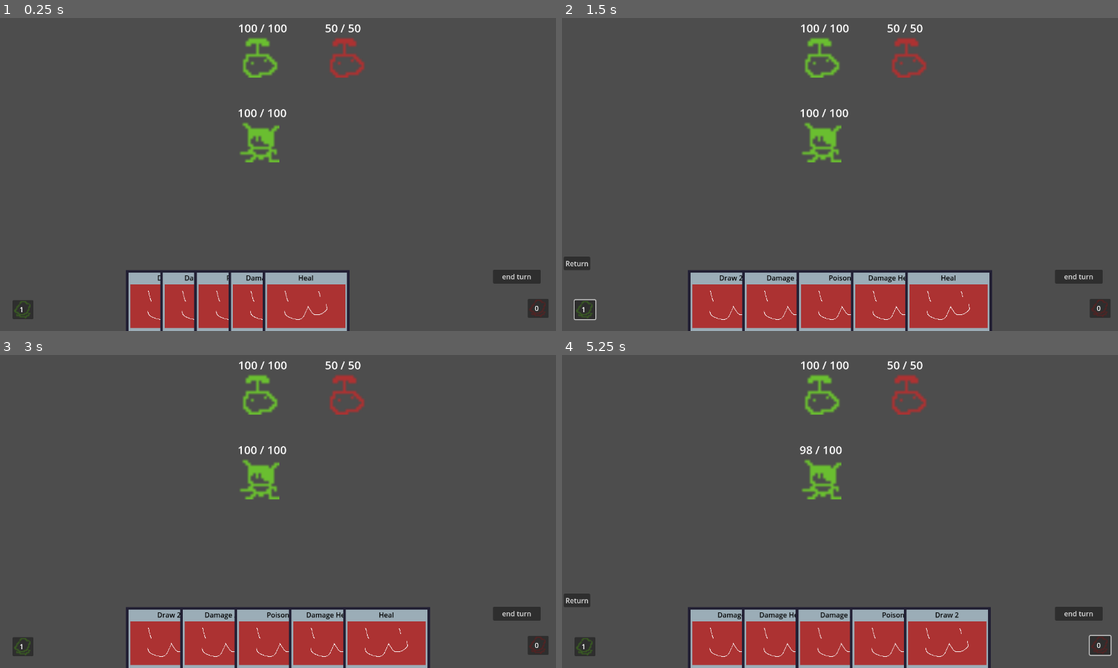
Above: before the commit, frames 1-4 (two rows, left to right).
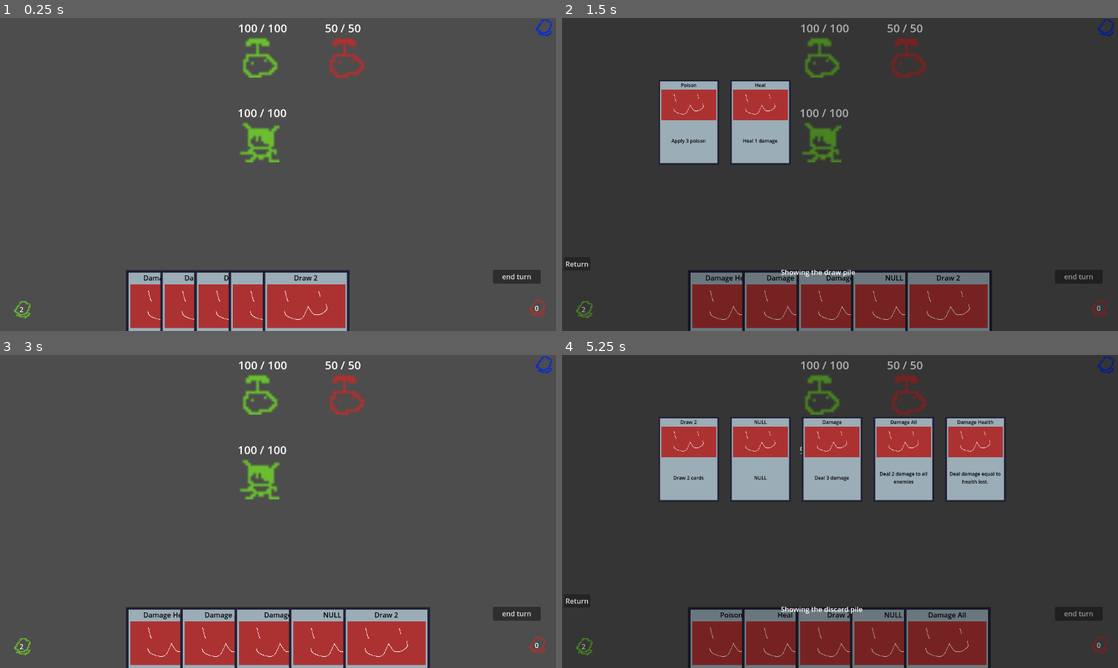
Above: after the commit, the same moments.

Repository: Saplings-Projects/1M_sub
Game: Godot game, scene res://#Scenes/TestingScene.tscn
Two runs of this game, one before a commit and one after it. Both use one fixed random seed, a clock stepped at 60 frames per second and the inputs below.
Inputs (mouse positions are in pixels of both pictures, inside the frame that each line leads up to):
- Up to frame 1 (0.25 s): no input
- Up to frame 2 (1.5 s): click "1" (after the commit: "2") at 0.5 s; click (584, 309) at 1.27 s
- Up to frame 3 (3 s): click "0" at 2 s; click "Return" at 2.75 s
- Up to frame 4 (5.25 s): click "end turn" at 3.5 s; click "5" at 4.25 s; click (689, 458) at 5.02 s

The runs differ from the first frame. In frame 1, 0.6% of the frame differs, in the area x 2-100%, y 0-97%; in frame 2, 18%; in frame 3, 0.8%; in frame 4, 26%, in the area x 0-100%, y 0-100%.
Error before the commit: Invalid call. Nonexistent function 'set_interactable' in base 'Nil'. (res://Cards/CardWorld.gd:23)

Commit message:
Added CardScrollUI to see the inside of a CardPile

Diff:
--- /dev/null
+++ b/#Scenes/CardScrollUI.tscn
@@ -0,0 +1,56 @@
+[gd_scene load_steps=2 format=3 uid="uid://bl3au25n1f8ld"]
+
+[ext_resource type="Script" path="res://UI/CardScrollUI.gd" id="1_sopxy"]
+
+[node name="CardScrollUI" type="Control"]
+layout_mode = 3
+anchors_preset = 15
+anchor_right = 1.0
+anchor_bottom = 1.0
+grow_horizontal = 2
+grow_vertical = 2
+script = ExtResource("1_sopxy")
+
+[node name="ColorRect" type="ColorRect" parent="."]
+layout_mode = 1
+anchors_preset = 15
+anchor_right = 1.0
+anchor_bottom = 1.0
+grow_horizontal = 2
+grow_vertical = 2
+color = Color(0, 0, 0, 0.309804)
+
+[node name="Button" type="Button" parent="."]
+layout_mode = 2
+offset_left = 4.0
+offset_top = 550.0
+offset_right = 65.0
+offset_bottom = 581.0
+text = "Return"
+
+[node name="ScrollContainer" type="ScrollContainer" parent="."]
+layout_mode = 1
+offset_left = 223.0
+offset_top = 142.0
+offset_right = 1049.0
+offset_bottom = 530.0
+
+[node name="GridContainer" type="GridContainer" parent="ScrollContainer"]
+custom_minimum_size = Vector2(186.475, 200)
+layout_direction = 1
+layout_mode = 2
+size_flags_horizontal = 3
+size_flags_vertical = 3
+theme_override_constants/h_separation = 165
+theme_override_constants/v_separation = 200
+columns = 5
+
+[node name="Label" type="Label" parent="."]
+layout_mode = 0
+offset_left = 504.0
+offset_top = 573.0
+offset_right = 747.0
+offset_bottom = 631.0
+text = "Showing "
+
+[connection signal="pressed" from="Button" to="." method="_on_button_pressed"]
--- a/#Scenes/TestingScene.tscn
+++ b/#Scenes/TestingScene.tscn
@@ -1,14 +1,36 @@
-[gd_scene load_steps=10 format=3 uid="uid://87fedoq257xg"]
+[gd_scene load_steps=19 format=3 uid="uid://87fedoq257xg"]
 
 [ext_resource type="PackedScene" uid="uid://clmg3l3n28x38" path="res://Entity/Player/Player.tscn" id="3_4psp7"]
 [ext_resource type="PackedScene" uid="uid://dpjfy4pv0vxst" path="res://Cards/CardContainer.tscn" id="3_e7sws"]
+[ext_resource type="Resource" uid="uid://dxgoopi1roxu4" path="res://Cards/Resource/Card_Damage.tres" id="4_eeiui"]
+[ext_resource type="Resource" uid="uid://0x385c3nuq8f" path="res://Cards/Resource/Card_DamageAll.tres" id="5_6lgi8"]
+[ext_resource type="Resource" uid="uid://5yn4t13kwwoo" path="res://Cards/Resource/Card_DamageHealth.tres" id="6_qqr1q"]
 [ext_resource type="Script" path="res://UI/ShowCardPile.gd" id="7_e2ywb"]
+[ext_resource type="Resource" uid="uid://d4lugn62mmlep" path="res://Cards/Resource/Card_DrawCards.tres" id="7_yr48h"]
+[ext_resource type="Resource" uid="uid://d12g33rc6c3u5" path="res://Cards/Resource/Card_Heal.tres" id="8_gvwdf"]
 [ext_resource type="PackedScene" uid="uid://bcpmrmofcilbn" path="res://Core/Battler.tscn" id="8_qtw1k"]
 [ext_resource type="Script" path="res://UI/DrawPileUISetter.gd" id="8_voref"]
+[ext_resource type="Resource" uid="uid://ctx8jsvac84so" path="res://Cards/Resource/Card_Poison.tres" id="9_vmima"]
 [ext_resource type="Script" path="res://UI/DiscardPileUISetter.gd" id="10_pqly7"]
+[ext_resource type="Script" path="res://Cards/Card_DamageHealth.gd" id="10_qowiy"]
 [ext_resource type="Texture2D" uid="uid://caemucaya30wh" path="res://Cards/draw_pile.png" id="11_pw70x"]
 [ext_resource type="Texture2D" uid="uid://d4muqvs3etnr8" path="res://Cards/discard_pile.png" id="12_kxw48"]
 [ext_resource type="Script" path="res://UI/EndTurnButton.gd" id="14_dpe64"]
+[ext_resource type="Texture2D" uid="uid://hqkt8t1v2f5h" path="res://Cards/deck_pile.png" id="18_mr64c"]
+
+[sub_resource type="Resource" id="Resource_h7kxl"]
+script = ExtResource("10_qowiy")
+damage_to_apply_to_target = 0.0
+damage_to_apply_to_caster = 0.0
+status_to_apply_to_target = Array[Resource("res://Status/StatusBase.gd")]([])
+status_to_apply_to_caster = Array[Resource("res://Status/StatusBase.gd")]([])
+affect_all_targets = false
+affect_all_casters = false
+amount_of_cards_to_draw = 0
+amount_of_cards_to_discard = 0
+application_type = 1
+card_title = "NULL"
+card_description = "NULL"
 
 [node name="TestingScene" type="Node2D"]
 
@@ -18,6 +40,7 @@
 position = Vector2(595, 284)
 
 [node name="CardContainer" parent="." instance=ExtResource("3_e7sws")]
+default_deck = Array[Resource("res://Cards/CardBase.gd")]([ExtResource("4_eeiui"), ExtResource("5_6lgi8"), ExtResource("6_qqr1q"), ExtResource("7_yr48h"), ExtResource("8_gvwdf"), ExtResource("9_vmima"), SubResource("Resource_h7kxl")])
 
 [node name="CanvasLayer" type="CanvasLayer" parent="."]
 
@@ -66,6 +89,7 @@
 pile_count_label = NodePath("DrawPileCount")
 
 [node name="ShowCardPile" type="Button" parent="CanvasLayer/UIControl/DrawPile"]
+self_modulate = Color(1, 1, 1, 0)
 layout_mode = 0
 offset_left = -1.0
 offset_top = -2.0
@@ -107,6 +131,7 @@
 pile_count_label = NodePath("DrawPileCount")
 
 [node name="ShowCardPile" type="Button" parent="CanvasLayer/UIControl/DiscardPile"]
+self_modulate = Color(1, 1, 1, 0)
 layout_mode = 0
 offset_left = -1.0
 offset_top = -2.0
@@ -125,4 +150,18 @@
 horizontal_alignment = 1
 vertical_alignment = 1
 
+[node name="Deck" type="Sprite2D" parent="CanvasLayer/UIControl"]
+position = Vector2(1251, 23)
+scale = Vector2(2.5, 2.5)
+texture = ExtResource("18_mr64c")
+
+[node name="ShowCardPile" type="Button" parent="CanvasLayer/UIControl/Deck"]
+self_modulate = Color(1, 1, 1, 0)
+offset_left = -8.0
+offset_top = -9.2
+offset_right = 40.0
+offset_bottom = 34.8
+scale = Vector2(0.38514, 0.43198)
+script = ExtResource("7_e2ywb")
+
 [connection signal="pressed" from="CanvasLayer/UIControl/EndTurnButton" to="CanvasLayer/UIControl/EndTurnButton" method="_on_pressed"]
--- a/#Scenes/card_pile_ui.tscn
+++ /dev/null
@@ -1,40 +0,0 @@
-[gd_scene load_steps=2 format=3 uid="uid://bl3au25n1f8ld"]
-
-[ext_resource type="Script" path="res://UI/card_pile_ui.gd" id="1_1s2o8"]
-
-[node name="card_pile_ui" type="Control"]
-layout_mode = 3
-anchors_preset = 15
-anchor_right = 1.0
-anchor_bottom = 1.0
-offset_top = -1.0
-offset_bottom = -1.0
-grow_horizontal = 2
-grow_vertical = 2
-script = ExtResource("1_1s2o8")
-
-[node name="GridContainer" type="GridContainer" parent="."]
-layout_mode = 1
-anchors_preset = -1
-anchor_left = 0.365
-anchor_top = 0.301
-anchor_right = 0.67
-anchor_bottom = 0.594
-offset_left = -0.200012
-offset_top = 0.279984
-offset_right = 0.399963
-offset_bottom = 0.319977
-columns = 8
-
-[node name="VBoxContainer" type="VBoxContainer" parent="."]
-layout_mode = 0
-offset_left = 4.0
-offset_top = 550.0
-offset_right = 65.0
-offset_bottom = 590.0
-
-[node name="Button" type="Button" parent="VBoxContainer"]
-layout_mode = 2
-text = "Return"
-
-[connection signal="pressed" from="VBoxContainer/Button" to="." method="_on_button_pressed"]
--- /dev/null
+++ b/UI/CardScrollUI.gd
@@ -0,0 +1,59 @@
+extends Control
+
+var card_scene: PackedScene = preload("res://Cards/Card.tscn")
+
+var discard_pile: Array[CardBase] = CardManager.card_container.discard_pile
+var draw_pile: Array[CardBase]    = CardManager.card_container.draw_pile
+var deck: Array[CardBase]         = CardManager.card_container.default_deck
+var cards_to_display: Array[CardBase] = []
+var card_worlds: Array[CardWorld] = []
+var cardworld: CardWorld
+
+func _on_button_pressed() -> void:
+	queue_free()
+
+#Pressing escape will return you to the game
+func _input(event):
+	if event.is_action("escape"):
+		queue_free()
+
+
+
+func populate(parent_name: String) -> void:
+
+	if parent_name == "DiscardPile":
+		cards_to_display = discard_pile
+		$Label.text = "Showing the discard pile"
+
+	elif parent_name == "DrawPile":
+		cards_to_display = draw_pile
+		$Label.text = "Showing the draw pile"
+
+	elif parent_name == "Deck":
+		cards_to_display = deck
+		$Label.text = "Showing the deck"
+
+	cards_to_display.sort()
+
+	for card: CardBase in cards_to_display:
+
+		cardworld = card_scene.instantiate()
+		$ScrollContainer/GridContainer.add_child(control_cardworld(cardworld))
+
+		cardworld.init_card(card)
+
+
+
+
+func control_cardworld(card: CardWorld) -> Control:
+
+	var control: Control = Control.new()
+	var cardui: Control = card.get_children()[2] # Gets the control node CardUI
+
+	control.size = cardui.size
+	cardui.position =  Vector2(3, 4)
+	cardui.scale = Vector2(.7, .7)
+
+	control.add_child(card)
+
+	return control
--- a/UI/ShowCardPile.gd
+++ b/UI/ShowCardPile.gd
@@ -3,7 +3,7 @@
 
 @onready var parent_node = $".."
 @onready var root = parent_node.get_parent()
-@onready var cardUI: PackedScene = preload("res://#Scenes/card_pile_ui.tscn")
+@onready var cardUI: PackedScene = preload("res://#Scenes/CardScrollUI.tscn")
 
 
 func _pressed() -> void:
--- a/UI/card_pile_ui.gd
+++ /dev/null
@@ -1,47 +0,0 @@
-extends Control
-
-@onready var gridcontainer: GridContainer = $GridContainer
-@onready var parent_node = $".."
-
-#I wanted to use pure_card as card_scene is used in (https://github.com/Paper-2/1M_sub/blob/bc1048d2eddec7aa6205d1bc2be40c519858b40a/Cards/CardContainer.gd#L117-L125)
-@onready var pure_card: PackedScene
-
-var discard_pile: Array[CardBase] = CardManager.card_container.discard_pile
-var draw_pile: Array[CardBase]    = CardManager.card_container.draw_pile
-var deck: Array[CardBase]         = CardManager.card_container.default_deck
-var cards_to_display: Array[CardBase] = []
-
-
-# TODO bind esc to return to the game
-func _on_button_pressed() -> void:
-	queue_free()
-
-
-#Im open for suggestions with the name of this fuction
-func populate(parent_name) -> void:
-
-
-
-	if parent_name == "DiscardPile":
-		cards_to_display = discard_pile
-	elif parent_name == "DrawPile":
-		cards_to_display = draw_pile
-
-	elif parent_name == "PLACEHOLDER":
-		pass
-
-
-	#
-	for card in cards_to_display:
-		var cardworld: CardWorld = CardWorld.new()
-
-		#var cardworld: CardWorld = pure_card.instantiate() This line also gives an error :WideFauna2:
-		print(card, cardworld)
-
-		#Why doesn't this line work? I Keep getting the error Cannot call method 'add_child' on a null value.
-		#gridcontainer.add_child(cardworld)
-
-		$GridContainer.add_child(cardworld)
-
-		#the card gets initialize yet its node doesn't show up in the screen
-		cardworld.init_card(card)
--- a/project.godot
+++ b/project.godot
@@ -32,3 +32,11 @@
 [editor_plugins]
 
 enabled=PackedStringArray("res://addons/gut/plugin.cfg")
+
+[input]
+
+escape={
+"deadzone": 0.5,
+"events": [Object(InputEventKey,"resource_local_to_scene":false,"resource_name":"","device":-1,"window_id":0,"alt_pressed":false,"shift_pressed":false,"ctrl_pressed":false,"meta_pressed":false,"pressed":false,"keycode":0,"physical_keycode":4194305,"key_label":0,"unicode":0,"echo":false,"script":null)
+]
+}
Binary file added: Cards/deck_pile.png
Not shown, added: Cards/deck_pile.png.import
